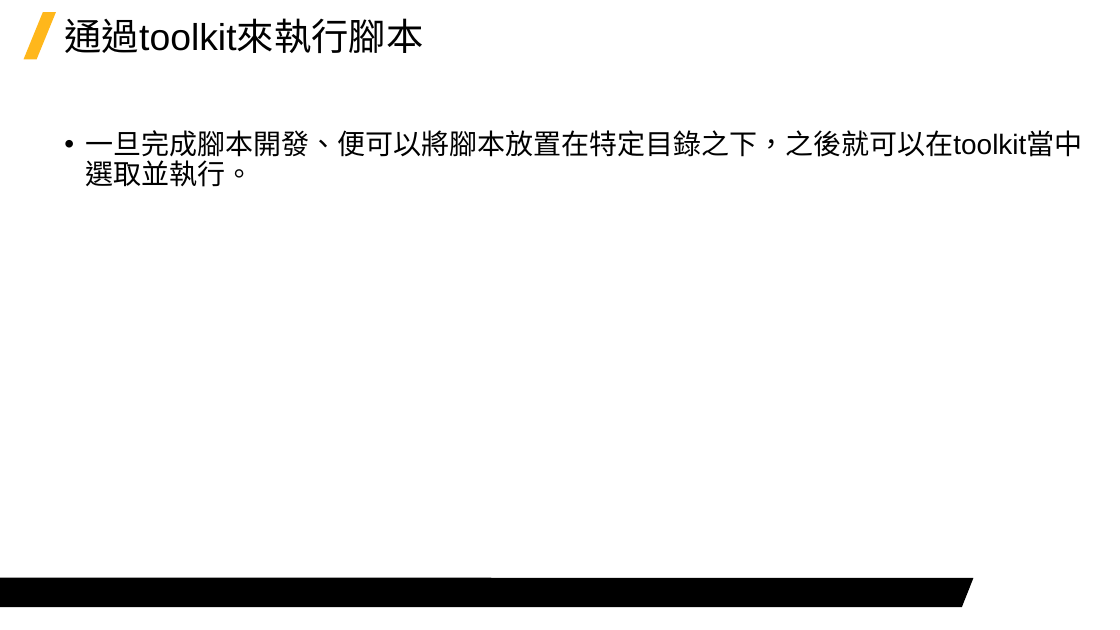
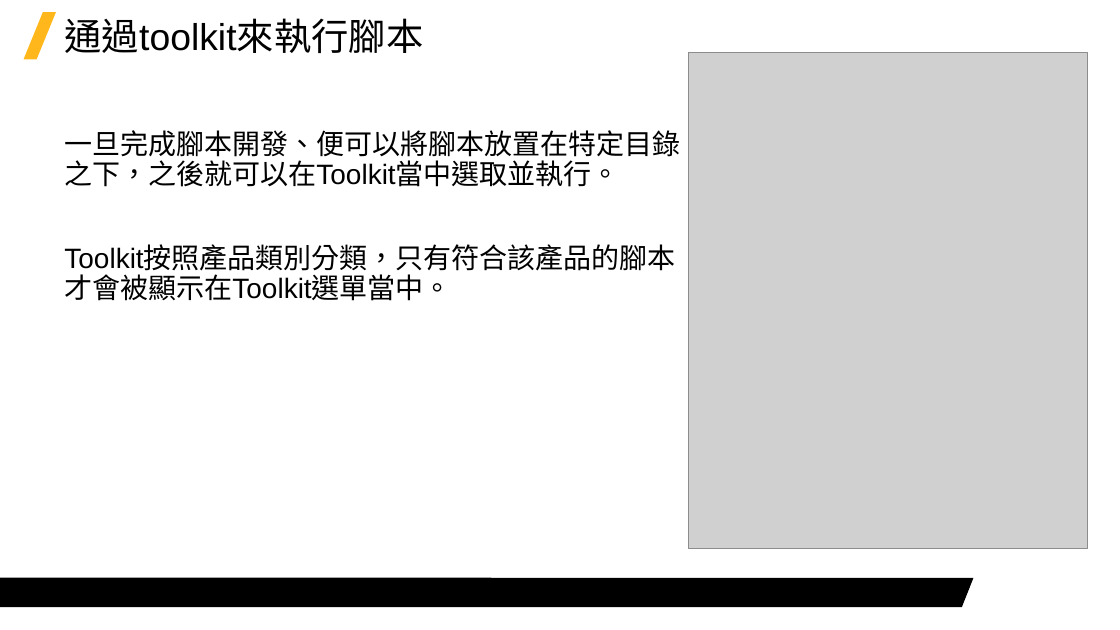
Before and after one commit to Jerrick-cheng/AEDT-Automation-Camp, a slide deck: slide 19 of 上課教材/Week1.pptx (slide 20 before the commit). Drawn at 1120x630 pixels with LibreOffice and Linux fonts; fonts in the diff are those of the drawing; grey boxes stand for pictures; background and template pictures are left out. Boxes give left, top, right and bottom in pixels: in the first picture for what was removed or moved away, otherwise in the second. Text is boxed around its words. In the diff, an @@ line names an element or a change of style, - is before the commit and + after.

```diff
--- a/上課教材/Week1.pptx
+++ b/上課教材/Week1.pptx
@@ picture added at (x1=689, y1=52, x2=1087, y2=548) @@
@@ text at (x1=64, y1=130, x2=680, y2=301): text changed @@
-• 一旦完成腳本開發、便可以將腳本放置在特定目錄之下，之後就可以在toolkit當中選取並執行。
+一旦完成腳本開發、便可以將腳本放置在特定目錄之下，之後就可以在Toolkit當中選取並執行。
+Toolkit按照產品類別分類，只有符合該產品的腳本才會被顯示在Toolkit選單當中。
```
Also in this commit, not shown: 3 other slides changed, 2 slides removed, 2 other files.
